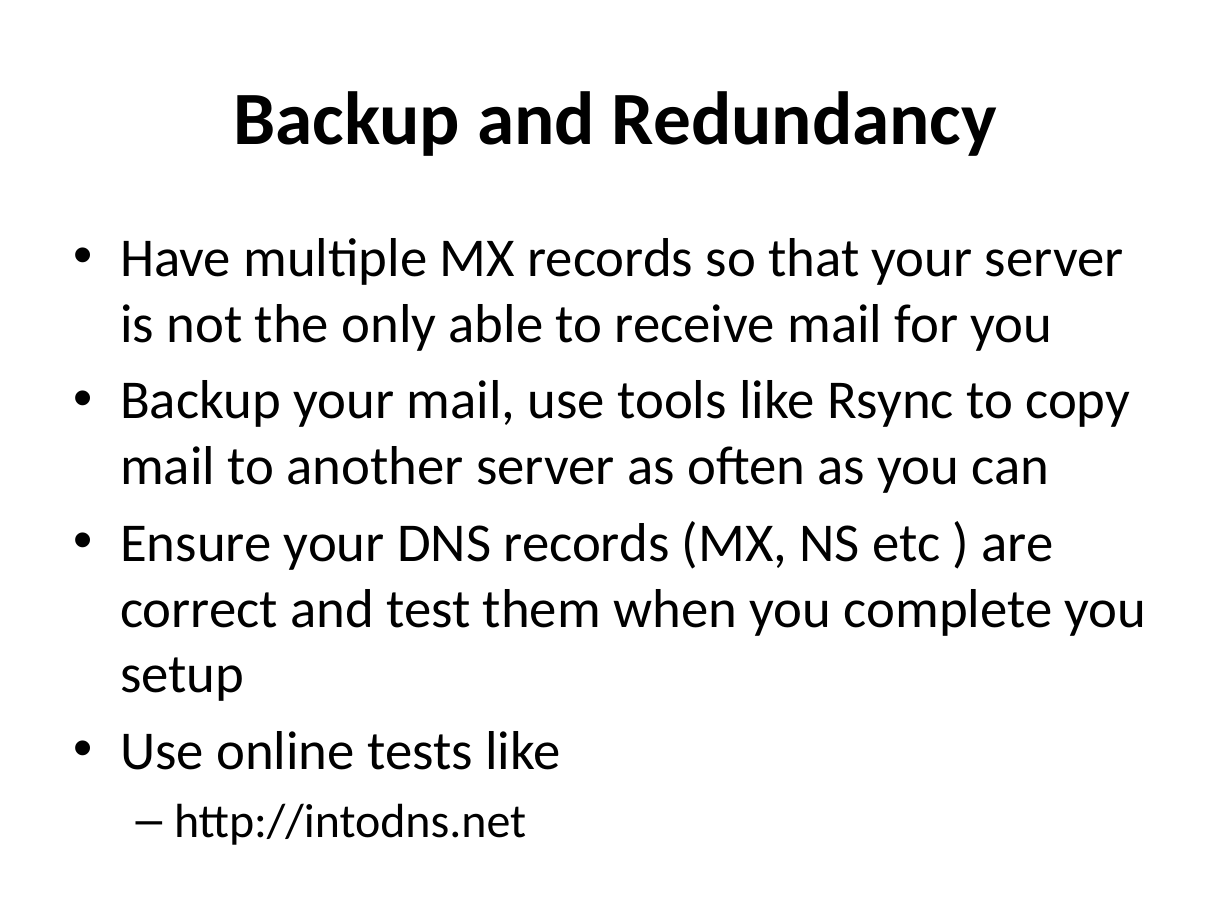
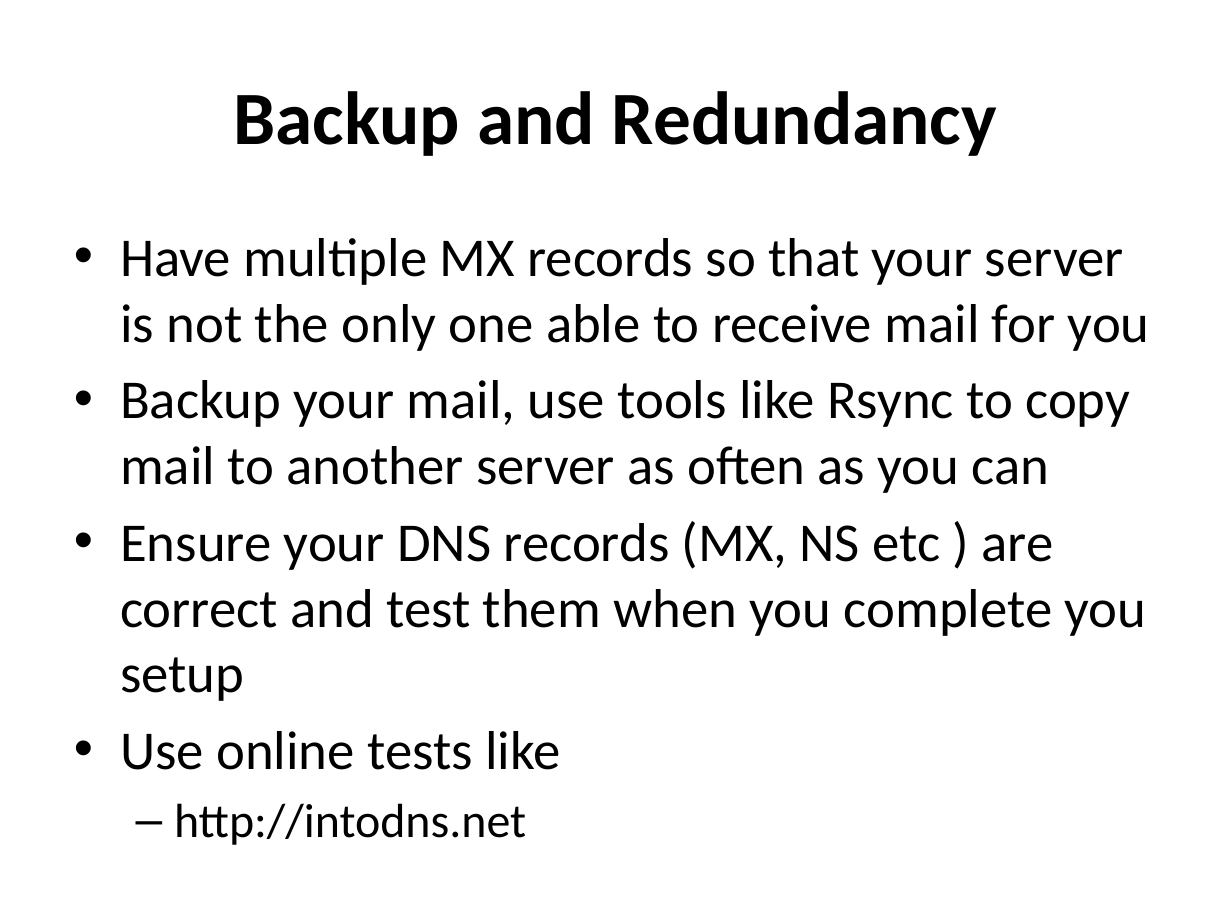
Before and after one commit to afnog/afnog.github.io, a slide deck: slide 10 of sse/postfix/postfix-preso-debian.pptx. Drawn at 1232x924 pixels with LibreOffice and Linux fonts; fonts in the diff are those of the drawing. Boxes give left, top, right and bottom in pixels: in the first picture for what was removed or moved away, otherwise in the second. Text is boxed around its words. In the diff, an @@ line names an element or a change of style, - is before the commit and + after.

Commit message:
/ ‘sse/postfix/postfix-preso-debian.pptx’

```diff
--- a/sse/postfix/postfix-preso-debian.pptx
+++ b/sse/postfix/postfix-preso-debian.pptx
@@ text at (120, 238, 1150, 351): text changed @@
-• Have multiple MX records so that your server is not the only able to receive mail for you
+• Have multiple MX records so that your server is not the only one able to receive mail for you
```
Also in this commit, not shown: 1 other slide changed, 8 slides added, 11 slides removed.
